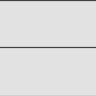
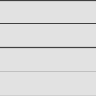
Revision of a layered 96 x 96 image; what changed, layer by layer:
painted on "active" over [0, 23, 96, 72]
